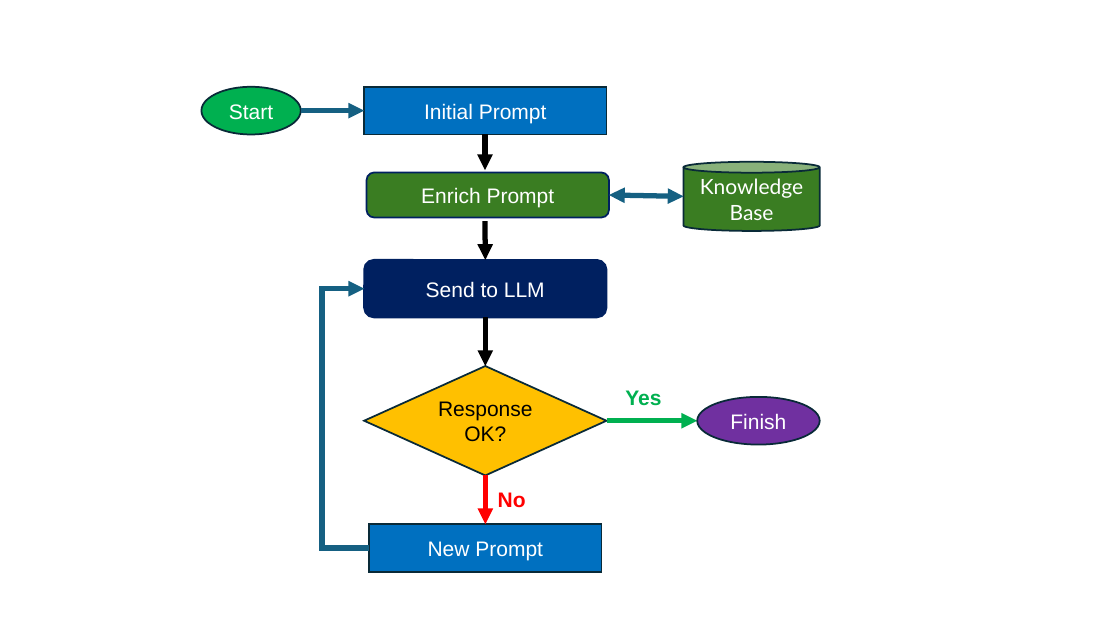
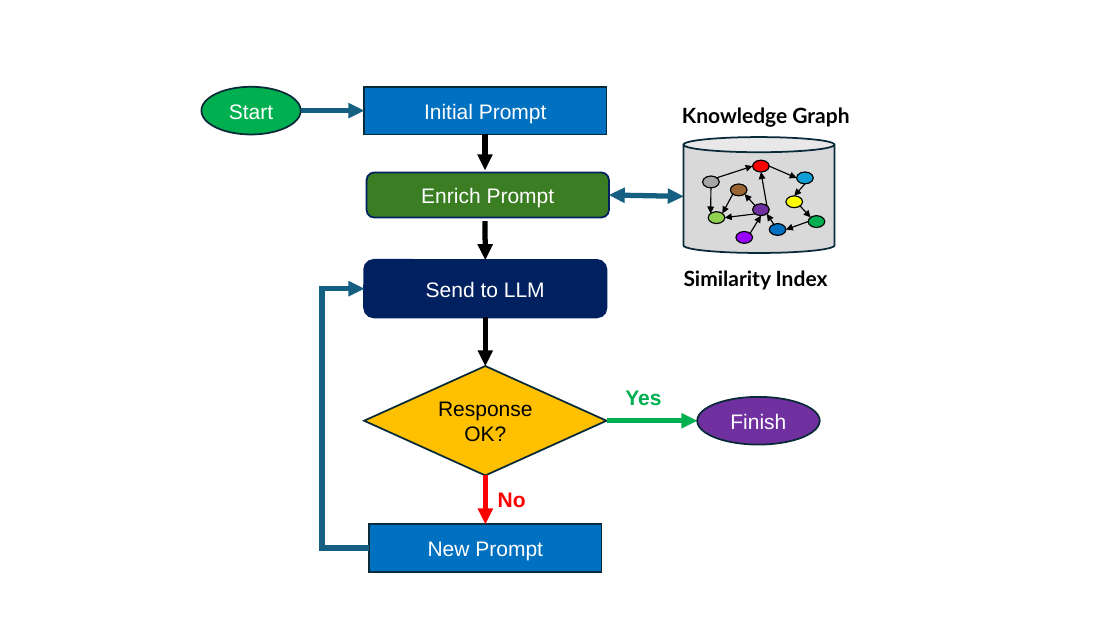
Before and after one commit to dmccreary/agents-course, a slide deck: slide 5 of slides/Figures.pptx. Drawn at 1120x630 pixels with LibreOffice and Linux fonts; fonts in the diff are those of the drawing. Boxes give left, top, right and bottom in pixels: in the first picture for what was removed or moved away, otherwise in the second. Text is boxed around its words. In the diff, an @@ line names an element or a change of style, - is before the commit and + after.

```diff
--- a/slides/Figures.pptx
+++ b/slides/Figures.pptx
@@ text added at (682, 107, 849, 127), 18 pt, text #000000, bold @@
+Knowledge Graph
@@ cylinder removed at (684, 162, 820, 231) @@
-Knowledge
-Base
@@ group added at (684, 137, 835, 253): 12 arrows, 10 ellipses, 1 cylinder @@
@@ text added at (684, 270, 828, 290), 18 pt, text #000000, bold @@
+Similarity Index
```
Also in this commit, not shown: 1 other slide changed, 3 slides added, 4 other files.
